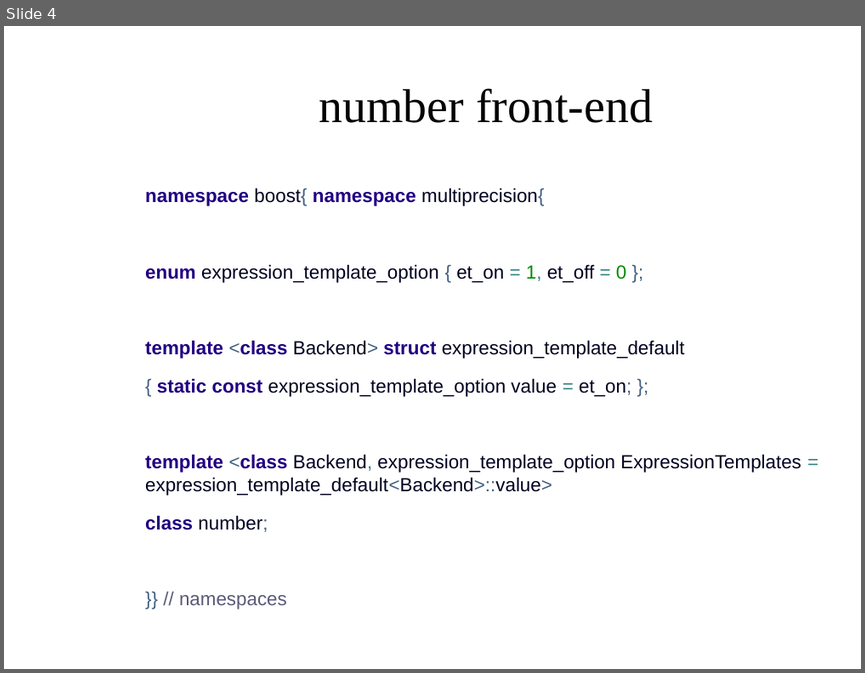
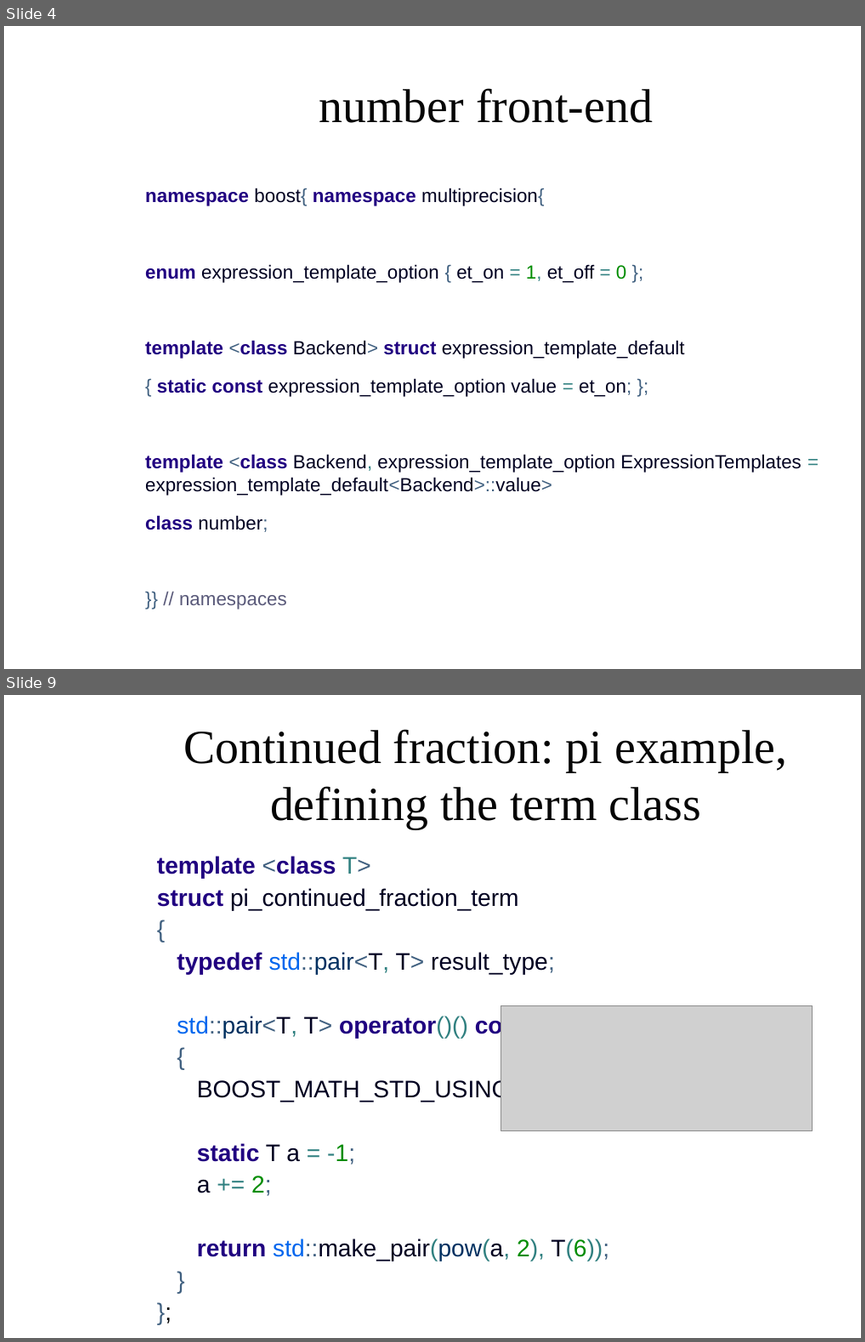
Before and after one commit to AntonBikineev/gmp_presentation_examples, a slide deck: GMPpresentation.odp. Shown one above the other, each under a label of ours: slide 4 before the commit, slides 4 and 9 after it; the slides between them are not shown. The pictures are 865x673 and 865x1342 pixels, drawn with LibreOffice and Linux fonts; fonts in the diff are those of the drawing; grey boxes stand for pictures; background and template pictures are left out. Boxes give left, top, right and bottom in pixels: in the first picture for what was removed or moved away, otherwise in the second. Text is boxed around its words. In the diff, an @@ line names an element or a change of style, - is before the commit and + after.

```diff
--- a/GMPpresentation.odp
+++ b/GMPpresentation.odp
@@ slide 9 added at <box>4,695,861,1338</box>, background picture (left out) @@
@@ title added at <box>183,729,787,828</box>, 44 pt, text #050505 @@
+Continued fraction: pi example,
+defining the term class
@@ text added at <box>157,856,609,1260</box>, 22.2 pt, text #000020 @@
+template <class T>
+struct pi_continued_fraction_term
+{
+typedef std::pair<T, T> result_type;
+std::pair<T, T> operator()() const
+{
+BOOST_MATH_STD_USING
+static T a = -1;
+a += 2;
+return std::make_pair(pow(a, 2), T(6));
+}
+};
@@ picture added at <box>500,1005,812,1130</box> @@
```
Also in this commit, not shown: 9 slides changed, 4 other slides added, 1 slide removed, 2 other files.
